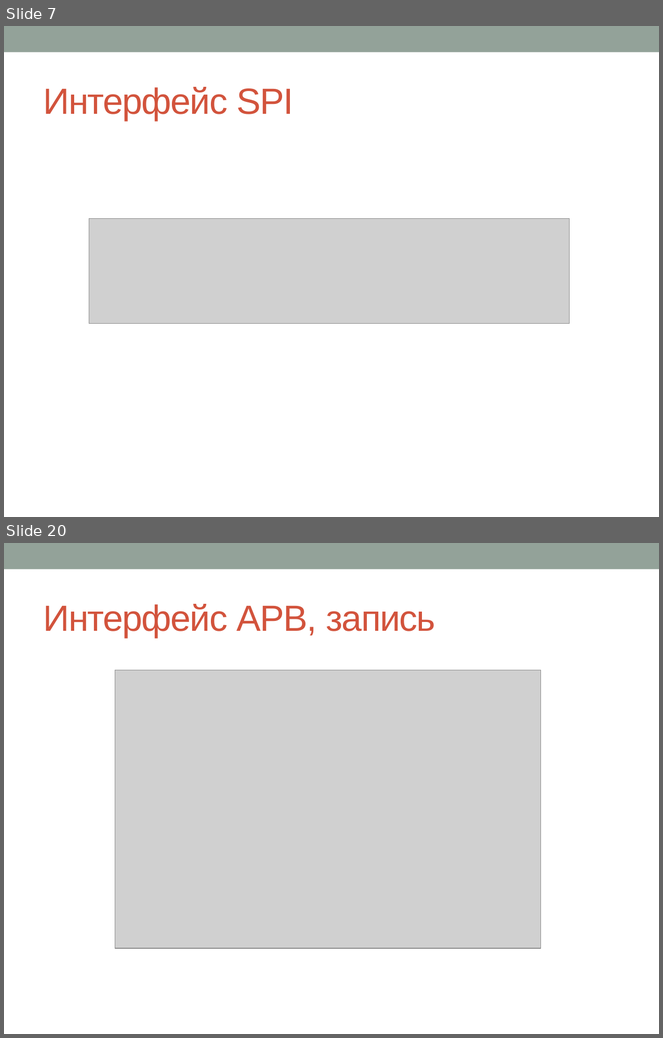
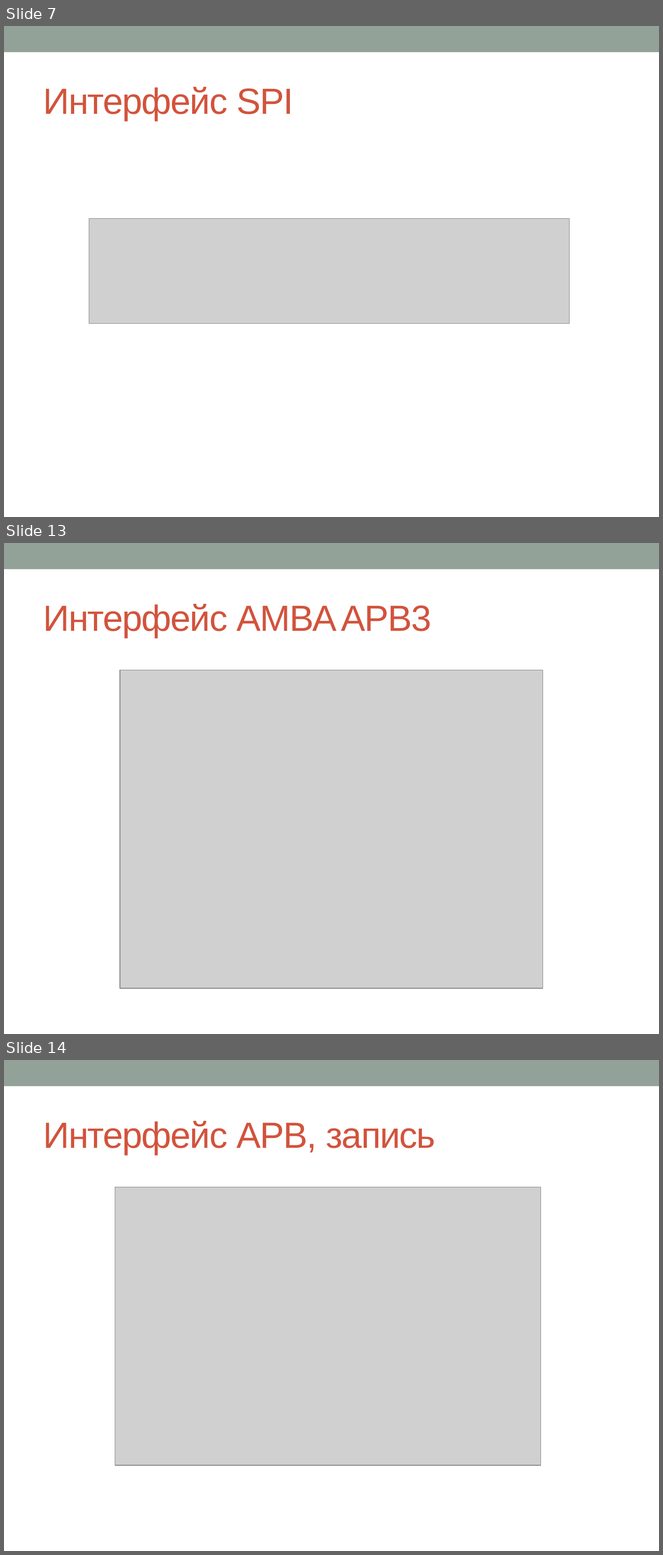
Before and after one commit to kenezoer/soc_programming, a slide deck: doc/Labs/LabWork1.pptx. Shown one above the other, each under a label of ours: slides 7 and 20 before the commit, slides 7, 13 and 14 after it; the slides between them are not shown. The pictures are 663x1038 and 663x1555 pixels, drawn with LibreOffice and Linux fonts; fonts in the diff are those of the drawing; grey boxes stand for pictures. Boxes give left, top, right and bottom in pixels: in the first picture for what was removed or moved away, otherwise in the second. Text is boxed around its words. In the diff, an @@ line names an element or a change of style, - is before the commit and + after.

```diff
--- a/doc/Labs/LabWork1.pptx
+++ b/doc/Labs/LabWork1.pptx
@@ slide 13 added at (4,543,659,1034), background #FFFFFF; not listed: 1 template element that a slide beside it also shows @@
@@ title added at (44,604,432,638), 40 pt, text #D2533C @@
+Интерфейс AMBA APB3
@@ picture added at (120,670,543,989) @@
@@ what was slide 20 is now slide 14 @@
```
Also in this commit, not shown: 5 slides changed, 2 other slides added, 8 slides removed, 3 other files.
